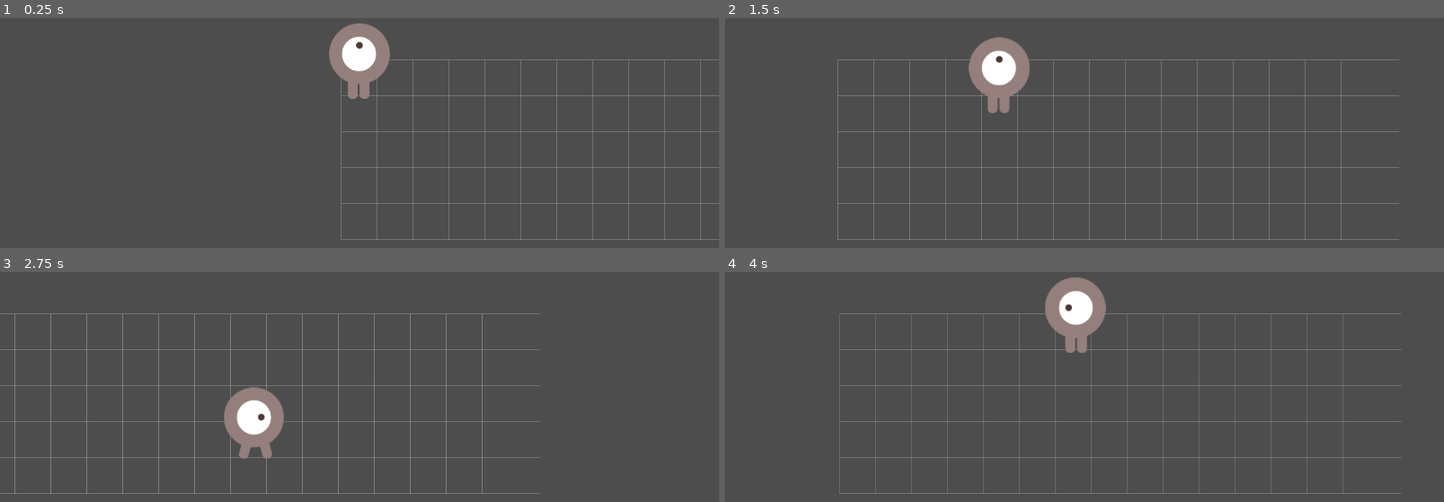
Above: before the commit, frames 1-4 (two rows, left to right).
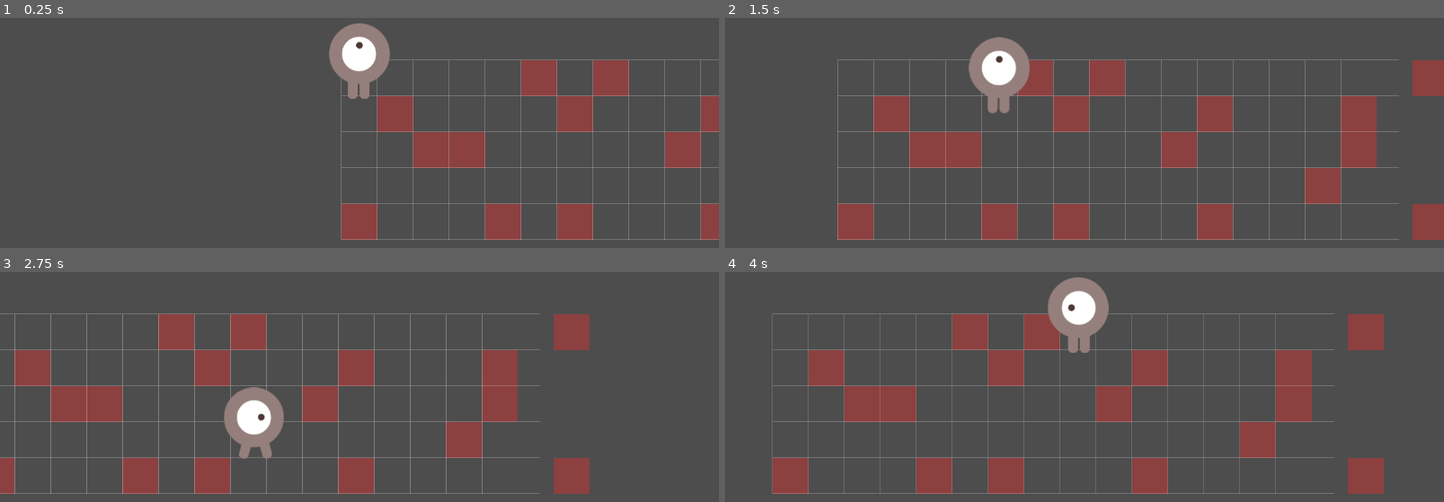
Above: after the commit, the same moments.

Repository: himanushi/godot-test
Game: Godot game, scene res://main.tscn
The game is run twice, just before and just after one commit, with the same random seed, the same clock (stepped at 60 frames per second) and the same inputs.
Inputs:
- Up to frame 1 (0.25 s): no input
- Up to frame 2 (1.5 s): tap Enter at 0.5 s; hold Right (ui_right) 0.53-1.28 s; hold Down (ui_down) from 1.28 s (still down)
- Up to frame 3 (2.75 s): release Down (ui_down) at 2.03 s; hold Right (ui_right) from 2.03 s (still down)
- Up to frame 4 (4 s): release Right (ui_right) at 2.78 s; hold Up (ui_up) 2.78-3.53 s; hold Left (ui_left) from 3.53 s (still down)

The runs differ from the first frame. In frame 1, 8.6% of the frame differs, in the area x 47-100%, y 18-97%; in frame 2, 13%; in frame 3, 13%; in frame 4, 16%, in the area x 6-94%, y 2-97%.

Commit message:
fix: field.gd

Diff:
--- a/srpg/field.gd
+++ b/srpg/field.gd
@@ -6,17 +6,75 @@
 @onready var grid_highlight = $GridHighlight
 @onready var ground_layer = $GroundLayer
 
+var hole_positions = []  # 穴の位置を記録
+
 func _ready():
 	setup_tiles()
 	draw_grid()
 
 func setup_tiles():
-	# 初期タイルを配置(横20マス分)
-	for x in range(20):
+	# 初期タイルを配置(横100マス分)
+	generate_tiles(0, 100)
+
+func generate_tiles(start_x: int, end_x: int):
+	# 指定範囲のタイルを自動生成
+	var previous_tiles = []
+
+	# 最初の列は全部タイル
+	if start_x == 0:
 		for y in range(GRID_DEPTH):
-			ground_layer.set_cell(Vector2i(x, y), 0, Vector2i(0, 0))
+			previous_tiles.append(true)
+	else:
+		# 既存のタイルから取得
+		for y in range(GRID_DEPTH):
+			var cell_id = ground_layer.get_cell_source_id(Vector2i(start_x - 1, y))
+			previous_tiles.append(cell_id != -1)
+
+	for x in range(start_x, end_x):
+		var tiles_to_place = []
+
+		# 各マスでタイル配置判定
+		for y in range(GRID_DEPTH):
+			if randf() < 0.15:  # 15%の確率で穴
+				tiles_to_place.append(false)
+			else:
+				tiles_to_place.append(true)
+
+		# 前の列と接続できるかチェック
+		var has_connection = false
+		for y in range(GRID_DEPTH):
+			if previous_tiles[y] and tiles_to_place[y]:
+				has_connection = true
+				break
+
+		# 接続がない場合、前の列のタイルと繋がる位置に1つ配置
+		if not has_connection:
+			var valid_positions = []
+			for y in range(GRID_DEPTH):
+				if previous_tiles[y]:
+					valid_positions.append(y)
+
+			if valid_positions.size() > 0:
+				var connect_y = valid_positions[randi() % valid_positions.size()]
+				tiles_to_place[connect_y] = true
+
+		# タイルを配置
+		for y in range(GRID_DEPTH):
+			if tiles_to_place[y]:
+				ground_layer.set_cell(Vector2i(x, y), 0, Vector2i(0, 0))
+			else:
+				# 穴の位置を記録
+				hole_positions.append(Vector2i(x, y))
+
+		# 次の列のために記録
+		previous_tiles = tiles_to_place
 
 func _draw():
+	# 穴を赤く塗る
+	for hole_pos in hole_positions:
+		var rect = Rect2(hole_pos.x * GRID_SIZE, hole_pos.y * GRID_SIZE, GRID_SIZE, GRID_SIZE)
+		draw_rect(rect, Color(0.8, 0.2, 0.2, 0.5))  # 赤色、半透明
+
 	# グリッド線を描画
 	for y in range(GRID_DEPTH + 1):
 		var start = Vector2(0, y * GRID_SIZE)
